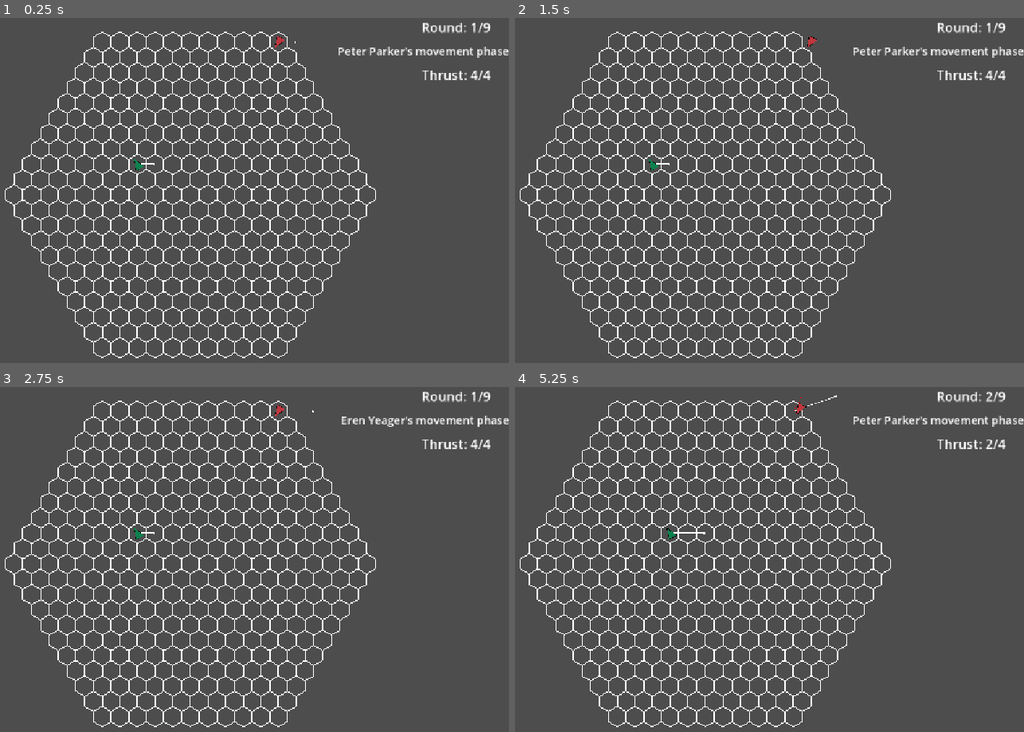
Above: before the commit, frames 1-4 (two rows, left to right).
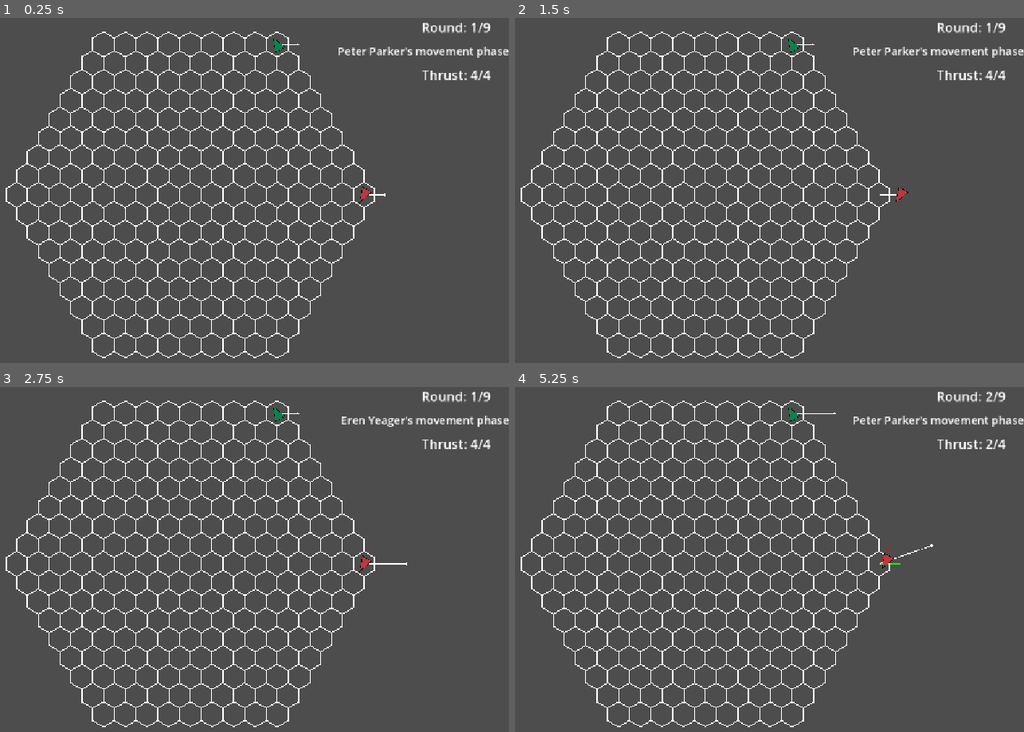
Above: after the commit, the same moments.

Repository: Idandot/Space-Arena
Game: Godot game, scene res://Base Class/Arena.tscn
The game is run twice, just before and just after one commit, with the same random seed, the same clock (stepped at 60 frames per second) and the same inputs.
Inputs:
- Up to frame 1 (0.25 s): no input
- Up to frame 2 (1.5 s): tap Enter (end_phase) at 0.5, 0.6 s; hold Right (turn_right) 0.53-1.28 s; hold Down (brake) from 1.28 s (still down); tap Space (fire) at 1.35 s
- Up to frame 3 (2.75 s): tap Space (fire) at 2 s; release Down (brake) at 2.03 s; hold Right (turn_right) from 2.03 s (still down); tap Enter (end_phase) at 2.1 s
- Up to frame 4 (5.25 s): tap Enter (end_phase) at 2.75, 3.6, 5, 5.1 s; release Right (turn_right) at 2.78 s; hold Up (accelerate) 2.78-3.53 s; tap Space (fire) at 2.85, 4.25, 4.35 s; hold Left (turn_left) 3.53-5.03 s; hold Down (brake) from 5.03 s (still down)

The runs differ from the first frame. In frame 1, 10% of the frame differs, in the area x 0-76%, y 3-99%; in frame 2, 10%; in frame 3, 10%; in frame 4, 10%, in the area x 0-83%, y 2-99%.

Commit message:
Weapon 0.1.6.1 ShipLayout

Diff:
--- a/Base Class/Actor.tscn
+++ b/Base Class/Actor.tscn
@@ -1,14 +1,16 @@
-[gd_scene load_steps=11 format=3 uid="uid://c4kh3mrinecq8"]
+[gd_scene load_steps=13 format=3 uid="uid://c4kh3mrinecq8"]
 
 [ext_resource type="Script" uid="uid://cgvsym4hxgs0s" path="res://Base Class/Actor.gd" id="1_3jj5i"]
 [ext_resource type="Script" uid="uid://bk5ges4258ki7" path="res://Base Class/Visualizer.gd" id="2_np13p"]
 [ext_resource type="Resource" uid="uid://dkxvnl4kxb403" path="res://Resources/Textures/Ship.tres" id="3_poh3c"]
 [ext_resource type="Script" uid="uid://cpwlg2v1jnfow" path="res://Base Class/HexRigidbody.gd" id="5_gwfru"]
 [ext_resource type="Script" uid="uid://bpovoinqd86cg" path="res://Base Class/VectorVisualizer.gd" id="6_tn1aj"]
+[ext_resource type="Script" uid="uid://ctbaoqmjpniyw" path="res://Base Class/ShipLayout.gd" id="7_cy77k"]
 [ext_resource type="Script" uid="uid://cbpkr8ioimvfb" path="res://Modules/PlayerController.gd" id="7_oayqi"]
 [ext_resource type="Script" uid="uid://cq6i5t0avk767" path="res://Base Class/ShipMediator.gd" id="7_r3n7q"]
 [ext_resource type="Script" uid="uid://cn1diyybq86d0" path="res://Modules/EngineModule.gd" id="8_oayqi"]
 [ext_resource type="Script" uid="uid://rgkmbxhqeme2" path="res://Resources/EngineConfigs/EngineConfig.gd" id="9_0ibre"]
+[ext_resource type="Script" uid="uid://b7cgtdinx7f7p" path="res://Modules/Bulkhead.gd" id="10_6h6o8"]
 
 [sub_resource type="Resource" id="Resource_cy77k"]
 script = ExtResource("9_0ibre")
@@ -34,14 +36,36 @@
 
 [node name="ShipMediator" type="Node" parent="." node_paths=PackedStringArray("modules")]
 script = ExtResource("7_r3n7q")
-modules = [NodePath("../Engine"), NodePath("../PlayerController")]
+modules = [NodePath("../ShipLayout/Engine"), NodePath("../ShipLayout/PlayerController")]
 
-[node name="PlayerController" type="Node" parent="." node_paths=PackedStringArray("ship_mediator")]
+[node name="ShipLayout" type="Node" parent="." node_paths=PackedStringArray("ship_controller", "modules")]
+script = ExtResource("7_cy77k")
+ship_controller = NodePath("PlayerController")
+modules = {
+Vector2i(-1, 0): NodePath("Bulkhead2"),
+Vector2i(0, -1): NodePath("Engine"),
+Vector2i(0, 0): NodePath("PlayerController"),
+Vector2i(1, 0): NodePath("Bulkhead")
+}
+
+[node name="Engine" type="Node" parent="ShipLayout" node_paths=PackedStringArray("hex_rigidbody", "ship_mediator")]
+script = ExtResource("8_oayqi")
+hex_rigidbody = NodePath("../../HexRigidbody")
+engine_config = SubResource("Resource_cy77k")
+ship_mediator = NodePath("../../ShipMediator")
+tags = Array[int]([1])
+
+[node name="Bulkhead" type="Node" parent="ShipLayout" node_paths=PackedStringArray("ship_mediator")]
+script = ExtResource("10_6h6o8")
+ship_mediator = NodePath("../../ShipMediator")
+tags = Array[int]([1])
+
+[node name="Bulkhead2" type="Node" parent="ShipLayout" node_paths=PackedStringArray("ship_mediator")]
+script = ExtResource("10_6h6o8")
+ship_mediator = NodePath("../../ShipMediator")
+tags = Array[int]([1])
+
+[node name="PlayerController" type="Node" parent="ShipLayout" node_paths=PackedStringArray("ship_mediator")]
 script = ExtResource("7_oayqi")
-ship_mediator = NodePath("../ShipMediator")
-
-[node name="Engine" type="Node" parent="." node_paths=PackedStringArray("hex_rigidbody", "ship_mediator")]
-script = ExtResource("8_oayqi")
-hex_rigidbody = NodePath("../HexRigidbody")
-engine_config = SubResource("Resource_cy77k")
-ship_mediator = NodePath("../ShipMediator")
+ship_mediator = NodePath("../../ShipMediator")
+tags = Array[int]([0, 1])
--- a/Base Class/Arena.tscn
+++ b/Base Class/Arena.tscn
@@ -16,7 +16,6 @@
 script = ExtResource("3_7idsn")
 scene = ExtResource("5_l36q3")
 color = Color(0.05283022, 0.5065593, 0.30418986, 1)
-unique_spawnpoint = true
 spawn_point = Vector2i(-2, -2)
 initial_facing = "LUU"
 initiative = 7
@@ -34,6 +33,7 @@
 
 [node name="Arena" type="Node2D"]
 script = ExtResource("1_q4evv")
+arena_radius = 8
 hex_scene = ExtResource("3_4hi4l")
 game_config = SubResource("Resource_c5xbw")
 
--- /dev/null
+++ b/Base Class/ShipLayout.gd
@@ -0,0 +1,31 @@
+extends Node
+class_name ShipLayout
+
+@export var ship_controller: Controller
+@export var modules: Dictionary[Vector2i, Module]
+var parent: Actor
+
+func _ready() -> void:
+	parent = self.get_parent()
+	ship_controller = _find_controller()
+
+func _find_controller() -> Controller:
+	var controllers = get_modules_by_tag(Enums.module_tags.CONTROLLER)
+	if controllers.size() != 1:
+		push_warning("There must be 1 Controller at ship")
+	modules[Vector2i.ZERO] = controllers[0]
+	return controllers[0]
+
+func get_module_or_null(position: Vector2i) -> Module:
+	if modules.has(position):
+		return modules[position]
+	print("Position is empty")
+	return null
+
+func get_modules_by_tag(tag: Enums.module_tags) -> Array[Module]:
+	var result: Array[Module] = []
+	for module: Module in modules.values():
+		var tags = module.tags
+		if tags.has(tag):
+			result.append(module)
+	return result
--- /dev/null
+++ b/Modules/Bulkhead.gd
@@ -0,0 +1,8 @@
+extends Module
+class_name Bulkhead
+
+func get_available_actions() -> Array[Action]:
+	return []
+
+func _ready() -> void:
+	_module_name = "bulkhead"
--- a/Modules/EngineModule.gd
+++ b/Modules/EngineModule.gd
@@ -65,6 +65,7 @@
 	if !engine_config or !hex_rigidbody:
 		_active = false
 	parent.turn_started.connect(_on_turn_started)
+	_module_name = "engine"
 
 func _on_turn_started(_actor: Actor):
 	if !_active:
--- a/Modules/Module.gd
+++ b/Modules/Module.gd
@@ -3,13 +3,25 @@
 class_name Module
 
 @export var ship_mediator: ShipMediator
+@export var tags: Array[Enums.module_tags]:
+	get():
+		return tags
 
-var _component_integrity: int = 100
+
+var _max_module_integrity: int = 100
+@onready var _module_integrity: int = _max_module_integrity
 var _active: bool = true
 var _module_name: String
 
-@onready var parent: Actor = get_parent()
-
+@onready var parent: Actor = ship_mediator.get_parent()
 
 @abstract
 func get_available_actions() -> Array[Action]
+
+func take_damage(amount: int) -> int:
+	_module_integrity -= amount
+	if _module_integrity <= 0:
+		print(_module_name, " module destroyed")
+		_active = false
+		return abs(_module_integrity)
+	return 0
--- a/Modules/PlayerController.gd
+++ b/Modules/PlayerController.gd
@@ -22,6 +22,7 @@
 
 func _ready() -> void:
 	super._ready()
+	_module_name = "controller"
 	ship_mediator.movement_animation_finished.connect(_on_movement_animation_finished)
 
 func _process(_delta: float) -> void:
--- a/Resources/ActorConfigs/Peter Parker.tres
+++ b/Resources/ActorConfigs/Peter Parker.tres
@@ -8,7 +8,6 @@
 script = ExtResource("2_3rpy7")
 scene = ExtResource("1_hwjvr")
 color = Color(0.7546062, 0.21740559, 0.24173817, 1)
-unique_spawnpoint = true
-spawn_point = Vector2i(10, -10)
+spawn_point = Vector2i(8, -8)
 initial_facing = "LDD"
 display_name = "Peter Parker"
--- a/Static Class/GlobalEnumerators.gd
+++ b/Static Class/GlobalEnumerators.gd
@@ -3,3 +3,4 @@
 
 enum actor_states {ACTIVE, ANIMATION, IDLE}
 enum turn_phase {MOVEMENT, ACTION}
+enum module_tags {CONTROLLER, DAMAGEABLE}
